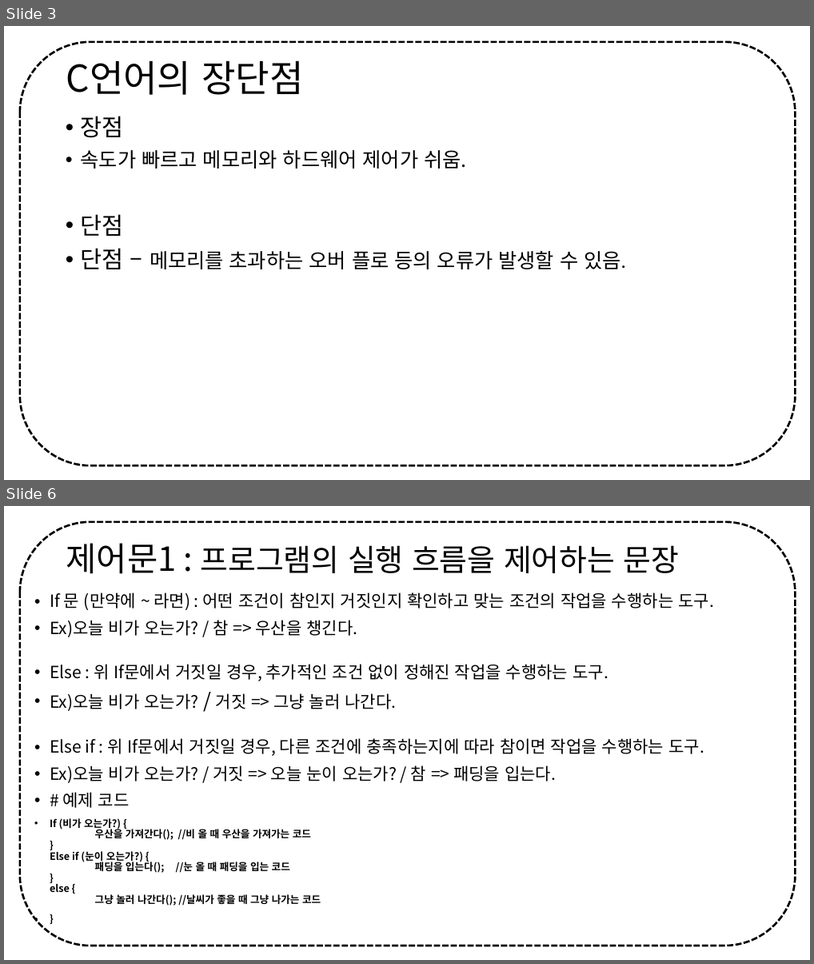
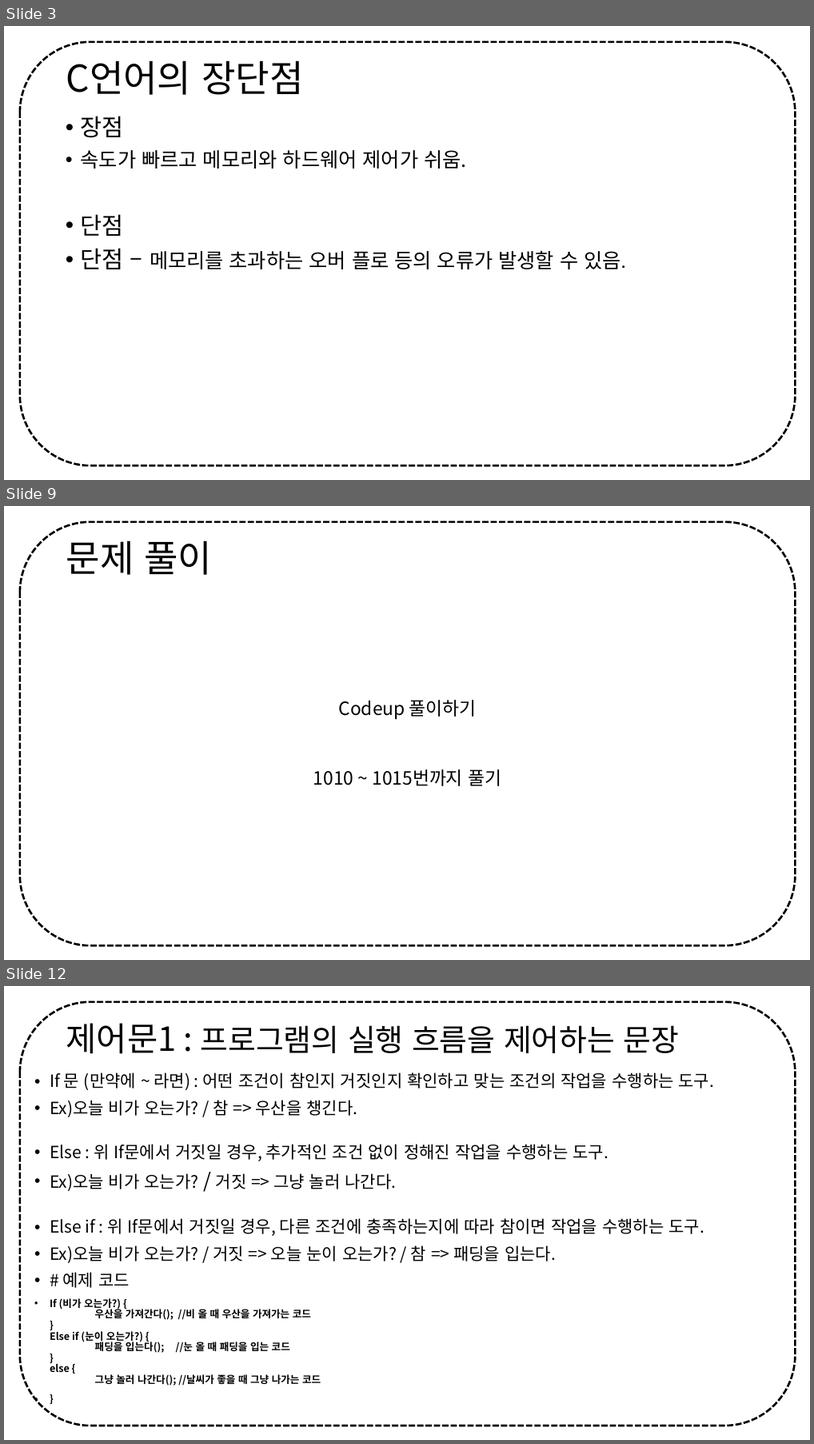
Before and after one commit to Z3r0c0k3/23-make, a slide deck: C lang/정보보안 멘토링 - C언어 zeroday.pptx. Shown one above the other, each under a label of ours: slides 3 and 6 before the commit, slides 3, 9 and 12 after it; the slides between them are not shown. The pictures are 814x964 and 814x1444 pixels, drawn with LibreOffice and Linux fonts; fonts in the diff are those of the drawing. Boxes give left, top, right and bottom in pixels: in the first picture for what was removed or moved away, otherwise in the second. Text is boxed around its words. In the diff, an @@ line names an element or a change of style, - is before the commit and + after.

```diff
--- a/C lang/정보보안 멘토링 - C언어 zeroday.pptx
+++ b/C lang/정보보안 멘토링 - C언어 zeroday.pptx
@@ slide 9 added at (4,506,810,960), background #FFFFFF; not listed: 1 template element that a slide beside it also shows @@
@@ title added at (66,540,212,575), 44 pt, text #000000 @@
+문제 풀이
@@ text added at (314,700,502,786), 21.7 pt, text #000000 @@
+Codeup 풀이하기
+1010 ~ 1015번까지 풀기
@@ what was slide 6 is now slide 12 @@
```
Also in this commit, not shown: 5 slides changed, 8 other slides added, 1 slide removed.
